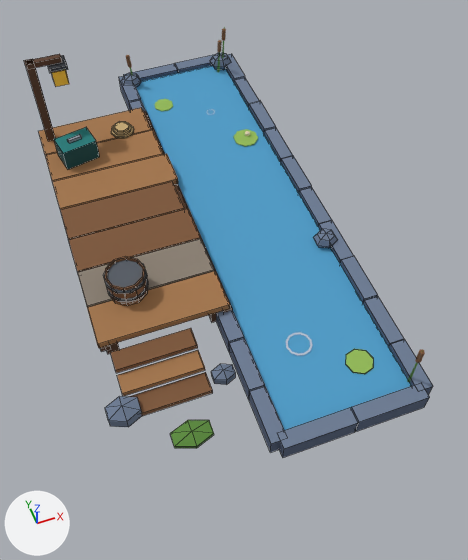
The Blender file raccoon/fishing_spot.blend: old version first, new version second.
Both versions are drawn from a 50 mm lens placed at (-0.4, -1.52, 1.8), pointed at (0.05, -0.28, 0.03). The lights are fixed; the arrows at lower left show +X, +Y and +Z. The picture after the commit comes second. Mesh edges are drawn as thin lines on the coarser meshes.

Script lines for the objects in view, before the commit:
```python
me_bld_fishing_spot_1x2 = bpy.data.meshes.new('bld_fishing_spot_1x2')
me_bld_fishing_spot_1x2.from_pydata(...)  # 647 vertices, 472 faces; spans x -0.47..0.46, y -0.9..0.9, z 0.0..0.44
me_bld_fishing_spot_1x2.materials.append(mat_m_palette)  # picture img_palette_png
me_pr_lily_3 = bpy.data.meshes.new('pr_lily_3')
me_pr_lily_3.from_pydata(...)  # an 8-sided cylinder along z spanning x -0.045..0.045, y -0.045..0.045, z 0.001..0.005
me_pr_lily_3.materials.append(mat_m_palette)  # picture img_palette_png
ob_bld_fishing_spot_1x2 = bpy.data.objects.new('bld_fishing_spot_1x2', me_bld_fishing_spot_1x2)
ob_bld_fishing_spot_1x2.location = (0.0, 0.0, 0.0)
ob_pr_lily_3 = bpy.data.objects.new('pr_lily_3', me_pr_lily_3)
ob_pr_lily_3.parent = ob_bld_fishing_spot_1x2
ob_pr_lily_3.location = (0.3, -0.72, 0.0491)
ob_pr_lily_3.rotation_euler = (0.0, 0.0, -0.0763)  # degrees (0, 0, -4.4)
```
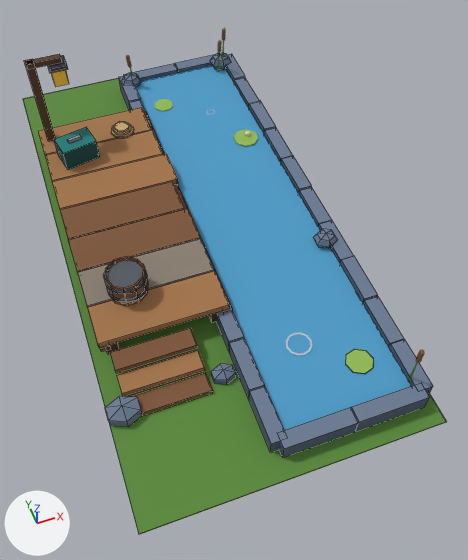
What changed in the scene script:
```text
Change me_bld_fishing_spot_1x2:
    used by ob_bld_fishing_spot_1x2; location = (0.0, 0.0, 0.0)
    verts and faces of me_bld_fishing_spot_1x2; kept vertices keep their numbers, new ones are numbered from 647
    remove me_bld_fishing_spot_1x2.from_pydata(...)  # 647 vertices, 472 faces; spans x -0.47..0.46, y -0.9..0.9, z 0.0..0.44
    add me_bld_fishing_spot_1x2.from_pydata(...)  # 642 vertices, 465 faces; spans x -0.47..0.47, y -0.97..0.97, z 0.0..0.44
    me_bld_fishing_spot_1x2 part 1: the loose piece of 13 vertices spanning x -0.31..-0.19, y -0.79..-0.71, z 0.0..0.03 is deleted
    me_bld_fishing_spot_1x2 part 2
    add verts[647] = (-0.47, 0.97, 0.0)  # pixel (22, 98)
    add verts[648] = (-0.47, 0.97, 0.0)  # pixel (22, 99)
    add verts[649] = (-0.47, -0.97, 0.0)  # pixel (138, 534)
    add verts[650] = (-0.47, -0.97, 0.0)  # pixel (138, 534)
    add for new, old in zip([*range(651, 655)], [*range(647, 651)]): verts[new] = verts[old] + (0.94, 0.0, 0.0)
    add faces += [(647, 648, 650, 649), (647, 651, 652, 648), (651, 653, 654, 652), (649, 650, 654, 653), (647, 649, 653, 651)]
```

Location of each change, [x1, y1, x2, y2] in pixels of the pictures (468 x 560 px):
'bld_fishing_spot_1x2', reshaped (19% taller)
    before: [24, 53, 433, 458]
    after: [23, 53, 447, 534]
part 1 of me_bld_fishing_spot_1x2, deleted (green)
    before: [170, 420, 214, 448]
part 2 of me_bld_fishing_spot_1x2, added
    after: [23, 78, 447, 534]
